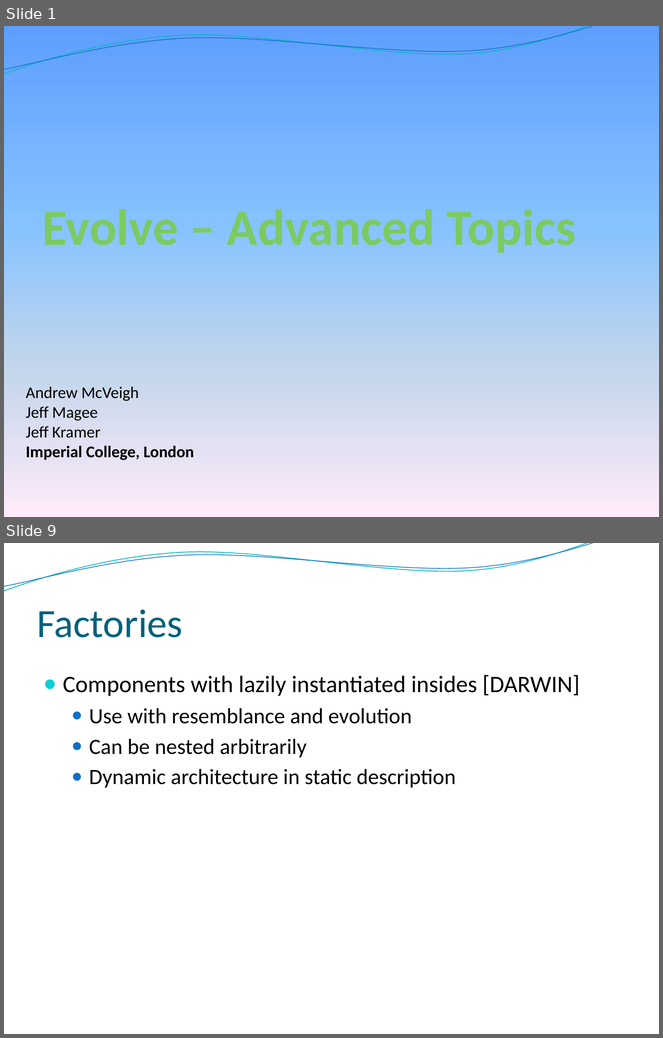
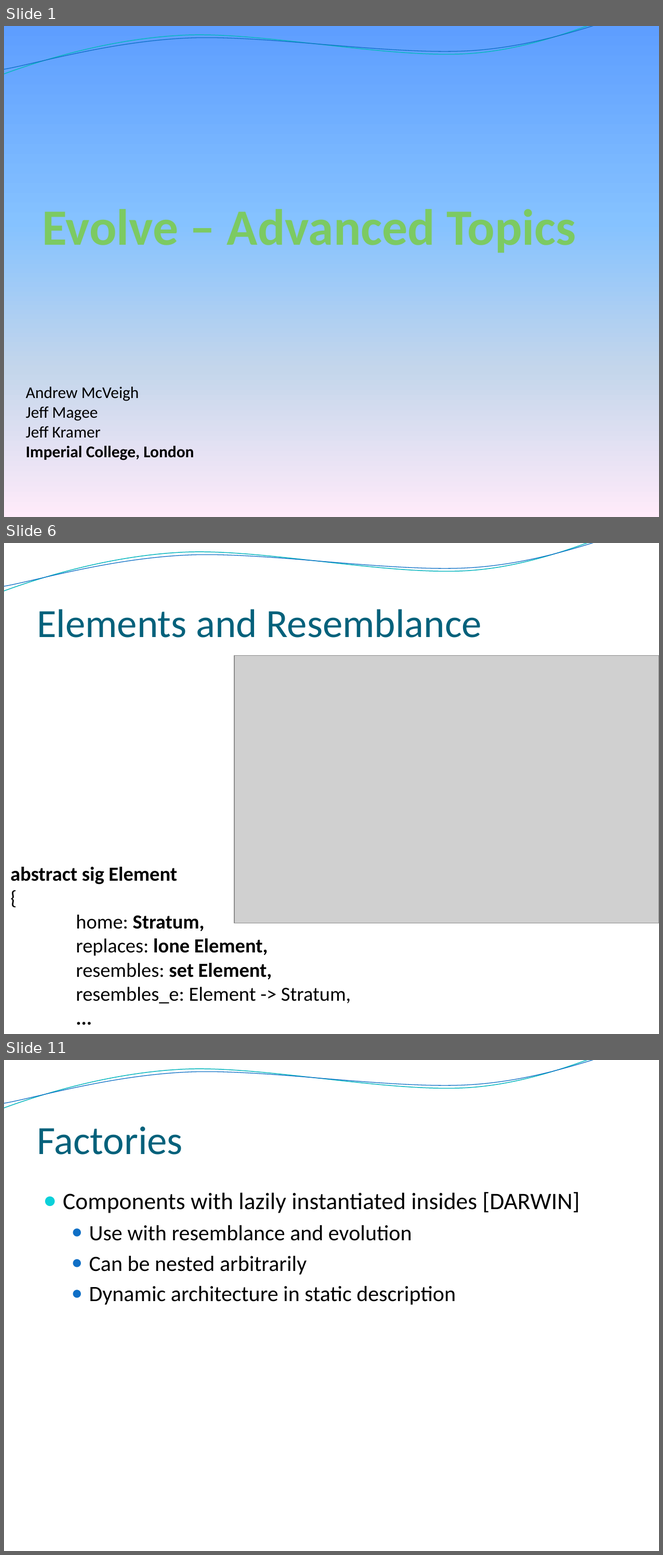
Before and after one commit to Intrinsarc/intrinsarc-evolve, a slide deck: Academic Work/presentations/prague/Evolve - Advanced.pptx. Shown one above the other, each under a label of ours: slides 1 and 9 before the commit, slides 1, 6 and 11 after it; the slides between them are not shown. The pictures are 663x1038 and 663x1555 pixels, drawn with LibreOffice and Linux fonts; fonts in the diff are those of the drawing; grey boxes stand for pictures; background and template pictures are left out. Boxes give left, top, right and bottom in pixels: in the first picture for what was removed or moved away, otherwise in the second. Text is boxed around its words. In the diff, an @@ line names an element or a change of style, - is before the commit and + after.

```diff
--- a/Academic Work/presentations/prague/Evolve - Advanced.pptx
+++ b/Academic Work/presentations/prague/Evolve - Advanced.pptx
@@ slide 6 added at <box>4,543,659,1034</box>, background picture (left out); not listed: 2 template elements that a slide beside it also shows @@
@@ title added at <box>37,609,482,638</box>, 44 pt, text #04617B @@
+Elements and Resemblance
@@ picture added at <box>235,656,659,924</box> @@
@@ picture added at <box>265,656,648,922</box> @@
@@ text added at <box>10,867,351,1004</box>, 22 pt, text #000000 @@
+abstract sig Element
+{
+home: Stratum,
+replaces: lone Element,
+resembles: set Element,
+resembles_e: Element -> Stratum,
+...
@@ what was slide 9 is now slide 11 @@
```
Also in this commit, not shown: 6 slides changed, 3 other slides added, 2 slides removed, 1 other file.
